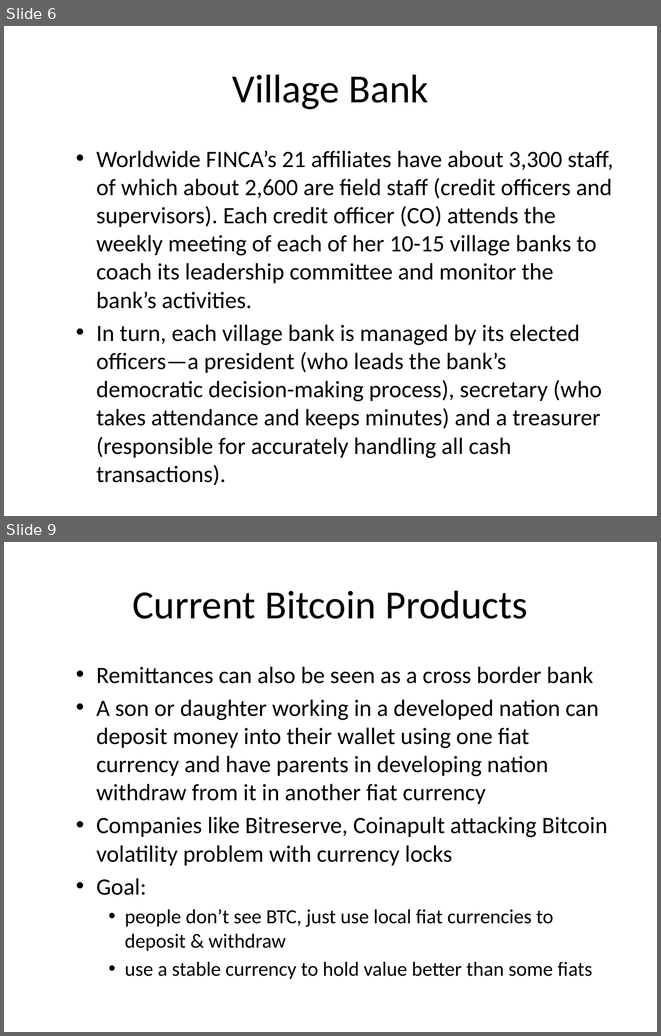
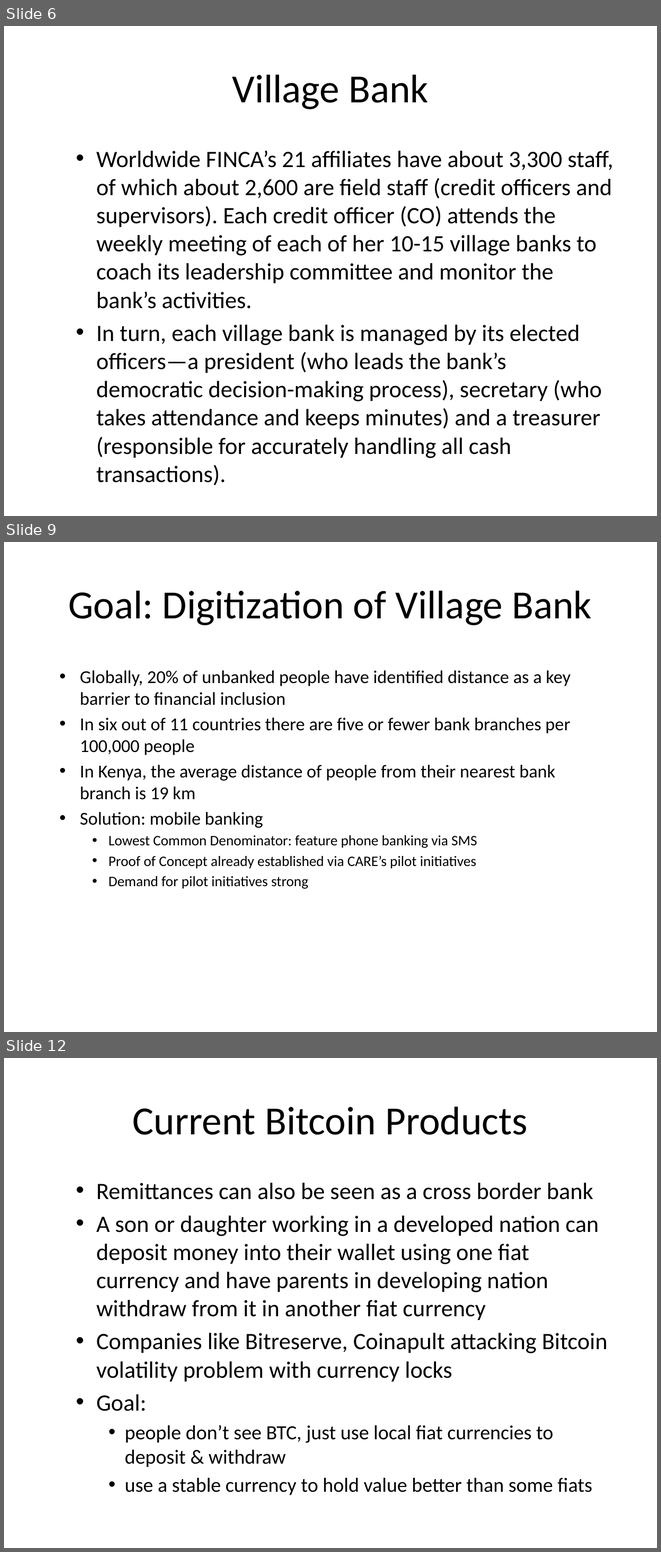
Before and after one commit to huang-pan/village-bank, a slide deck: Village Bank.pptx. Shown one above the other, each under a label of ours: slides 6 and 9 before the commit, slides 6, 9 and 12 after it; the slides between them are not shown. The pictures are 661x1036 and 661x1552 pixels, drawn with LibreOffice and Linux fonts; fonts in the diff are those of the drawing. Boxes give left, top, right and bottom in pixels: in the first picture for what was removed or moved away, otherwise in the second. Text is boxed around its words. In the diff, an @@ line names an element or a change of style, - is before the commit and + after.

Commit message:
updated PPT w/info from CARE VSLA

```diff
--- a/Village Bank.pptx
+++ b/Village Bank.pptx
@@ slide 9 added at bbox=[4, 542, 657, 1032], background #FFFFFF @@
@@ title added at bbox=[68, 590, 592, 625], 44 pt, text #000000 @@
+Goal: Digitization of Village Bank
@@ text added at bbox=[80, 670, 571, 889], 20 pt, text #000000 @@
+  • Globally, 20% of unbanked people have identified distance as a key barrier to financial inclusion
+  • In six out of 11 countries there are five or fewer bank branches per 100,000 people
+  • In Kenya, the average distance of people from their nearest bank branch is 19 km
+  • Solution: mobile banking
+    • Lowest Common Denominator: feature phone banking via SMS
+    • Proof of Concept already established via CARE’s pilot initiatives
+    • Demand for pilot initiatives strong
@@ what was slide 9 is now slide 12 @@
```
Also in this commit, not shown: 6 slides changed, 2 other slides added, 2 other files.
